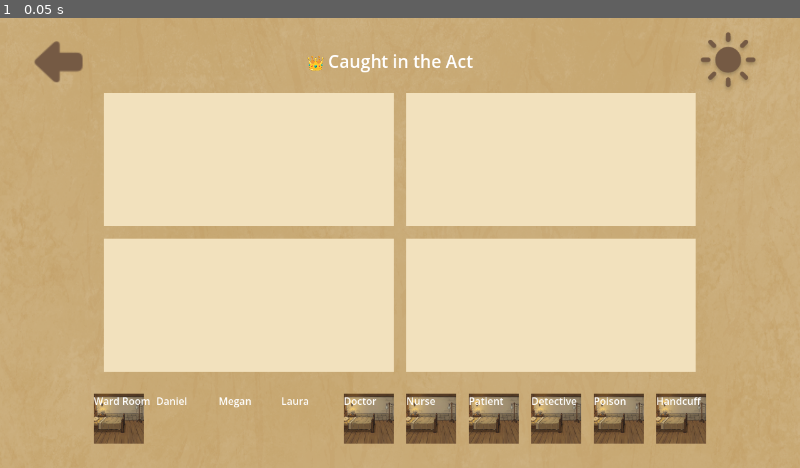
Above: before the commit, frame 1.
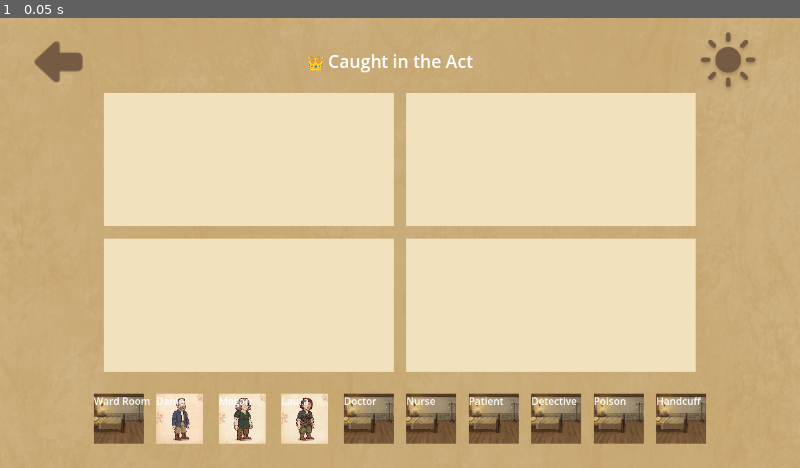
Above: after the commit, the same moment.

Repository: aldenluthfi/the-scene
Game: Godot game, scene res://scenes/Main.tscn
Two runs of this game, one before a commit and one after it. Both use one fixed random seed, a clock stepped at 60 frames per second and the inputs below.
Inputs:
- Up to frame 1 (0.05 s): no input

The runs differ from the first frame. In frame 1, 1.9% of the frame differs, in the area x 19-41%, y 83-95%.

Commit message:
fix: layout and drag and drop to make it works

Diff:
--- a/scripts/Item.gd
+++ b/scripts/Item.gd
@@ -2,7 +2,6 @@
 
 @export var item_kind: String = "location"
 @export var item_id: String = ""
-
 var is_dropped_in_room: bool = false
 
 @onready var bg = $BG
@@ -14,7 +13,6 @@
 @onready var label = $Label
 
 func _ready():
-	print("=== READY === item_kind: '", item_kind, "' | item_id: '", item_id, "'")
 	if label:
 		label.text = item_id.capitalize()
 	update_item_visual()
@@ -25,18 +23,15 @@
 	var c_left = get_node_or_null("CharacterContainer/CharLeft")
 	var t_icon = get_node_or_null("ToolIcon")
 	var default_bg = get_node_or_null("BG")
-
-	# Kapitalisasi nama file: "daniel" -> "Daniel"
 	var nama_kapital = item_id.capitalize()
 
-	# RESET SEMUA VISIBILITAS AWAL
+	# Reset semua visibilitas awal
 	if r_bg:
 		r_bg.visible = false
 		r_bg.texture = null
 	if c_container: c_container.visible = false
 	if t_icon: t_icon.visible = false
 	if default_bg: default_bg.visible = true
-
 	self.self_modulate = Color(1, 1, 1, 1)
 
 	match item_kind:
@@ -44,44 +39,51 @@
 			var nama_file_bersih = item_id.replace(" ", "-").to_lower()
 			var path = "res://assets/backgrounds/" + nama_file_bersih + ".png"
 			if ResourceLoader.exists(path) and r_bg:
+				r_bg.texture = load(path)
+				r_bg.expand_mode = TextureRect.EXPAND_IGNORE_SIZE
+				r_bg.stretch_mode = TextureRect.STRETCH_KEEP_ASPECT_COVERED
+				r_bg.size_flags_horizontal = Control.SIZE_FILL
+				r_bg.size_flags_vertical = Control.SIZE_FILL
 				r_bg.visible = true
-				r_bg.texture = load(path)
 			if default_bg: default_bg.visible = false
 
 		"character":
-			print("=== MASUK BLOK CHARACTER ===")
-			print("c_container: ", c_container)
-			print("c_left: ", c_left)
 			if c_container and c_left:
-				print("=== c_container dan c_left ADA ===")
 				c_container.visible = true
 				c_container.set_anchors_and_offsets_preset(Control.PRESET_FULL_RECT)
 				c_left.visible = true
 				c_left.expand_mode = TextureRect.EXPAND_IGNORE_SIZE
 				c_left.size_flags_horizontal = Control.SIZE_FILL
 				c_left.size_flags_vertical = Control.SIZE_FILL
-				c_left.custom_minimum_size = Vector2(0, 0)
+				c_left.stretch_mode = TextureRect.STRETCH_KEEP_ASPECT_CENTERED
+				if default_bg: default_bg.visible = false
 
 				if not is_dropped_in_room:
-					# Di tray: pakai Daniel.png
+					c_left.custom_minimum_size = Vector2(80, 80)
 					var path_char = "res://assets/characters/" + nama_kapital + ".png"
 					if ResourceLoader.exists(path_char):
 						c_left.texture = load(path_char)
 					else:
 						push_error("Texture tidak ditemukan: " + path_char)
-					c_left.stretch_mode = TextureRect.STRETCH_KEEP_ASPECT_CENTERED
-					if default_bg: default_bg.visible = false
 				else:
-					# Di ruangan: pakai Daniel-trans.png
+					c_left.custom_minimum_size = Vector2(80, 80)
 					var path_trans = "res://assets/characters/" + nama_kapital + "-trans.png"
 					if ResourceLoader.exists(path_trans):
 						c_left.texture = load(path_trans)
 					else:
 						push_error("Texture trans tidak ditemukan: " + path_trans)
-					c_left.stretch_mode = TextureRect.STRETCH_KEEP_ASPECT_CENTERED
-					if default_bg: default_bg.visible = false
 					if r_bg: r_bg.visible = false
 
-					print("item_id raw: '", item_id, "'")
-					print("nama_kapital: '", nama_kapital, "'")
-					print("path hasil: 'res://assets/characters/", nama_kapital, ".png'")
+		"role", "hat":
+			if t_icon:
+				var path_icon = "res://assets/roles/" + item_id + ".png"
+				if ResourceLoader.exists(path_icon):
+					t_icon.texture = load(path_icon)
+					t_icon.visible = true
+
+		"tool", "item":
+			if t_icon:
+				var path_icon = "res://assets/tools/" + item_id + ".png"
+				if ResourceLoader.exists(path_icon):
+					t_icon.texture = load(path_icon)
+					t_icon.visible = true
--- a/scripts/main.gd
+++ b/scripts/main.gd
@@ -49,8 +49,6 @@
 		preview.add_child(tex)
 	elif char_container and char_container.visible:
 		var char_left = item.get_node_or_null("CharacterContainer/CharLeft")
-
-		# Jika komponen gambar karakter sudah memuat tekstur, langsung duplikat untuk bayangan drag
 		if char_left and char_left.texture:
 			var tex := TextureRect.new()
 			tex.texture = char_left.texture
@@ -59,14 +57,11 @@
 			tex.set_anchors_preset(Control.PRESET_FULL_RECT)
 			preview.add_child(tex)
 		else:
-			# Jika tekstur kosong, buat pemuatan manual dari folder characters yang benar
 			var tex := TextureRect.new()
 			var nama_kapital = str(item.get("item_id")).capitalize()
 			var path_karakter = "res://assets/characters/" + nama_kapital + ".png"
-
 			if ResourceLoader.exists(path_karakter):
 				tex.texture = load(path_karakter)
-
 			tex.expand_mode = TextureRect.EXPAND_IGNORE_SIZE
 			tex.stretch_mode = TextureRect.STRETCH_KEEP_ASPECT_CENTERED
 			tex.set_anchors_preset(Control.PRESET_FULL_RECT)
@@ -108,7 +103,12 @@
 		if container == $ItemTray:
 			return
 		target_node = src.duplicate()
+# Akses property langsung, bukan via get()
+		target_node.item_kind = src.item_kind
+		target_node.item_id = src.item_id
+		print("item_kind dari src.item_kind: '", src.item_kind, "'")
 		container.add_child(target_node)
+		print("Setelah add_child - item_kind: '", target_node.get("item_kind"), "' | item_id: '", target_node.get("item_id"), "'")
 	elif container == $ItemTray:
 		src.queue_free()
 		_check_win.call_deferred()
@@ -116,82 +116,59 @@
 	elif src_parent != container:
 		src.reparent(container)
 
-	# =========================================================================
-	# LOGIKA DENGAN DEBUGGING UNTUK TRANSFER GAMBAR BACKGROUND
-	# =========================================================================
 	if container != $ItemTray:
 		var current_kind = target_node.get("item_kind")
 		var current_id = target_node.get("item_id")
 
-		print("\n--- PROSES DROP TERDETEKSI ---")
-		print("Item ID: ", current_id, " | Item Kind: ", current_kind)
-		print("Container Target: ", container.name)
-
 		if current_kind == "location":
-			print("-> Berhasil masuk blok 'location'!")
+			print("current_kind: '", current_kind, "' | current_id: '", current_id, "'")
 			var panel_box = container.get_parent()
-
 			if panel_box:
-				print("Panel Induk Ditemukan: ", panel_box.name)
 				var grid_bg = panel_box.get_node_or_null("GridBG")
 				var panel_bg_color = panel_box.get_node_or_null("PanelBg")
-
-				if grid_bg:
-					print("Node 'GridBG' BERHASIL ditemukan di dalam ", panel_box.name)
-				else:
-					print("ERROR: Node 'GridBG' TIDAK DITEMUKAN di dalam ", panel_box.name, ". Periksa susunan node Tree kamu!")
-
-				# Menentukan nama file gambar berdasarkan item_id
 				var path_gambar = "res://assets/backgrounds/" + str(current_id).replace(" ", "-") + ".png"
-				print("Mencoba memuat file gambar dari path: ", path_gambar)
-
 				if ResourceLoader.exists(path_gambar):
-					print("File gambar COCOK dan DITEMUKAN!")
 					if grid_bg:
 						grid_bg.texture = load(path_gambar)
-						print("SUKSES: Gambar ditempelkan ke GridBG!")
-
+						grid_bg.expand_mode = TextureRect.EXPAND_IGNORE_SIZE
+						grid_bg.stretch_mode = TextureRect.STRETCH_KEEP_ASPECT_COVERED
+						grid_bg.set_anchors_and_offsets_preset(Control.PRESET_FULL_RECT)
 					if panel_bg_color:
 						panel_bg_color.visible = false
-						print("SUKSES: PanelBg (krem polos) disembunyikan.")
-					else:
-						print("Pemberitahuan: Node 'PanelBg' tidak ditemukan untuk disembunyikan.")
-				else:
-					print("ERROR: File '", path_gambar, "' tidak ada di folder assets. Gagal memuat tekstur!")
-			else:
-				print("ERROR: Induk dari container tidak valid!")
-
-			print("Menghapus sisa node duplikat di pojok...")
 			target_node.queue_free()
 			_check_win.call_deferred()
 			return
 
 		elif current_kind == "character":
-			# Set ukuran kartu kontainer karakter agar pas kesamping
 			target_node.custom_minimum_size = Vector2(80, 80)
-
-			# PERBAIKAN DI SINI: Beritahu item kalau dia sekarang sudah di-drop ke atas!
 			if target_node.has_method("update_item_visual"):
 				target_node.is_dropped_in_room = true
 				target_node.update_item_visual()
 
-			var char_count := 0
+			# Update semua karakter lain di container agar tidak hilang
 			for sibling in container.get_children():
+				if sibling == target_node:
+					continue
 				if sibling.get("item_kind") == "character":
-					char_count += 1
-
-			var char_left = target_node.get_node_or_null("CharacterContainer/CharLeft")
-			var char_right = target_node.get_node_or_null("CharacterContainer/CharRight")
-
-			if char_count > 1 and char_right and char_left:
-				char_right.visible = true
-				var nama_kapital = str(current_id).replace(" ", "-").to_lower()
-				# Gunakan file transparan untuk slot kanan jika menumpuk
-				char_right.texture = load("res://assets/characters/" + nama_kapital + "-trans.png")
-				char_right.expand_mode = TextureRect.EXPAND_IGNORE_SIZE
-				char_right.stretch_mode = TextureRect.STRETCH_KEEP_ASPECT_CENTERED
-
-	_wire_draggable(target_node)
+					sibling.custom_minimum_size = Vector2(80, 80)
+					sibling.is_dropped_in_room = true
+					if sibling.has_method("update_item_visual"):
+						sibling.update_item_visual()
+
+	# Untuk karakter di panel, set drag forwarding tanpa memanggil update_item_visual
+	if target_node.get("item_kind") == "character" and target_node.get_parent() != $ItemTray:
+		var attachments := target_node.get_node_or_null("Attachments")
+		if attachments:
+			target_node.set_drag_forwarding(
+				_drag_from.bind(target_node),
+				_can_drop_on_character,
+				_drop_to_container.bind(attachments),
+			)
+		else:
+			target_node.set_drag_forwarding(_drag_from.bind(target_node), Callable(), Callable())
+	else:
+		_wire_draggable(target_node)
+
 	_check_win.call_deferred()
 
 
